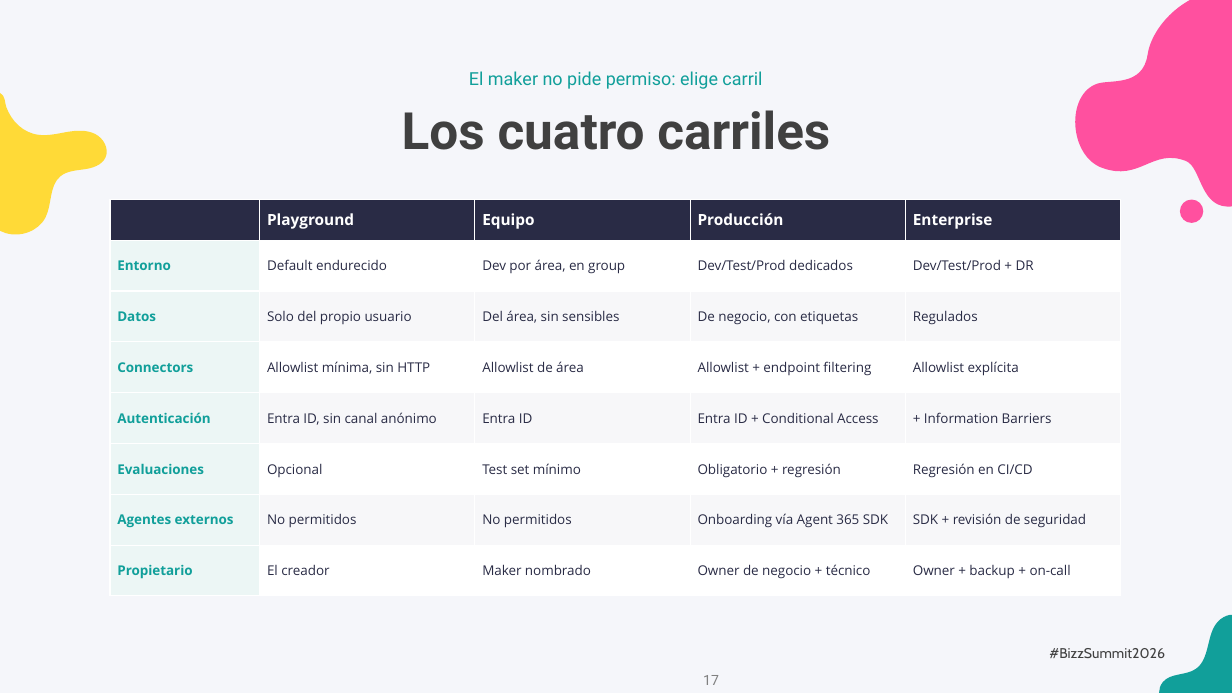
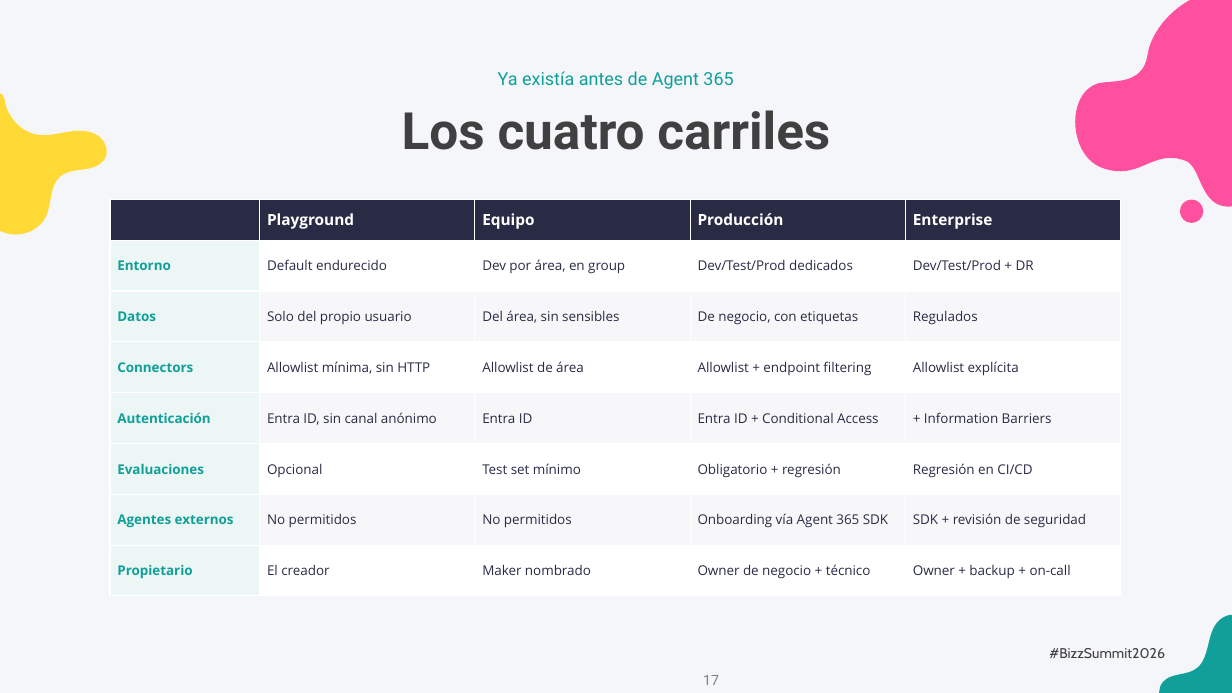
Before and after one commit to antoniosql/materiales-sesiones, a slide deck: slide 17 of BizzSummit/2026/01_trabajo/BizzSummit2026_De_la_jungla_al_control_plane.pptx. Drawn at 1232x693 pixels with LibreOffice and Linux fonts; fonts in the diff are those of the drawing; background and template pictures are left out. Boxes give left, top, right and bottom in pixels: in the first picture for what was removed or moved away, otherwise in the second. Text is boxed around its words. In the diff, an @@ line names an element or a change of style, - is before the commit and + after.

```diff
--- a/BizzSummit/2026/01_trabajo/BizzSummit2026_De_la_jungla_al_control_plane.pptx
+++ b/BizzSummit/2026/01_trabajo/BizzSummit2026_De_la_jungla_al_control_plane.pptx
@@ text at bbox=[498, 71, 733, 89]: text changed @@
-El maker no pide permiso: elige carril
+Ya existía antes de Agent 365
```
Also in this commit, not shown: 20 other slides changed, 13 other files.
